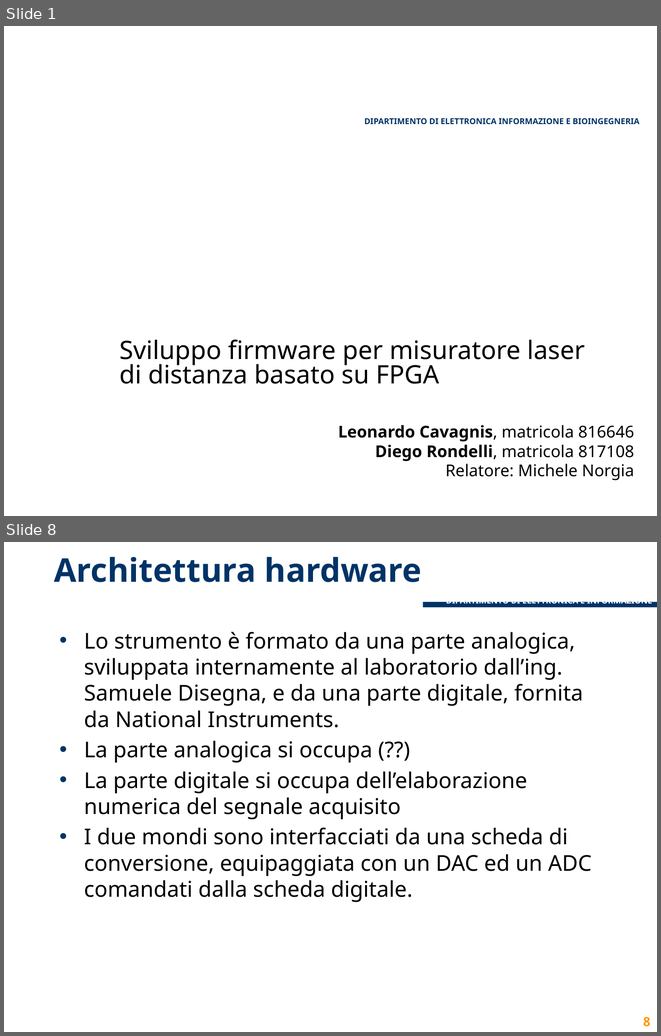
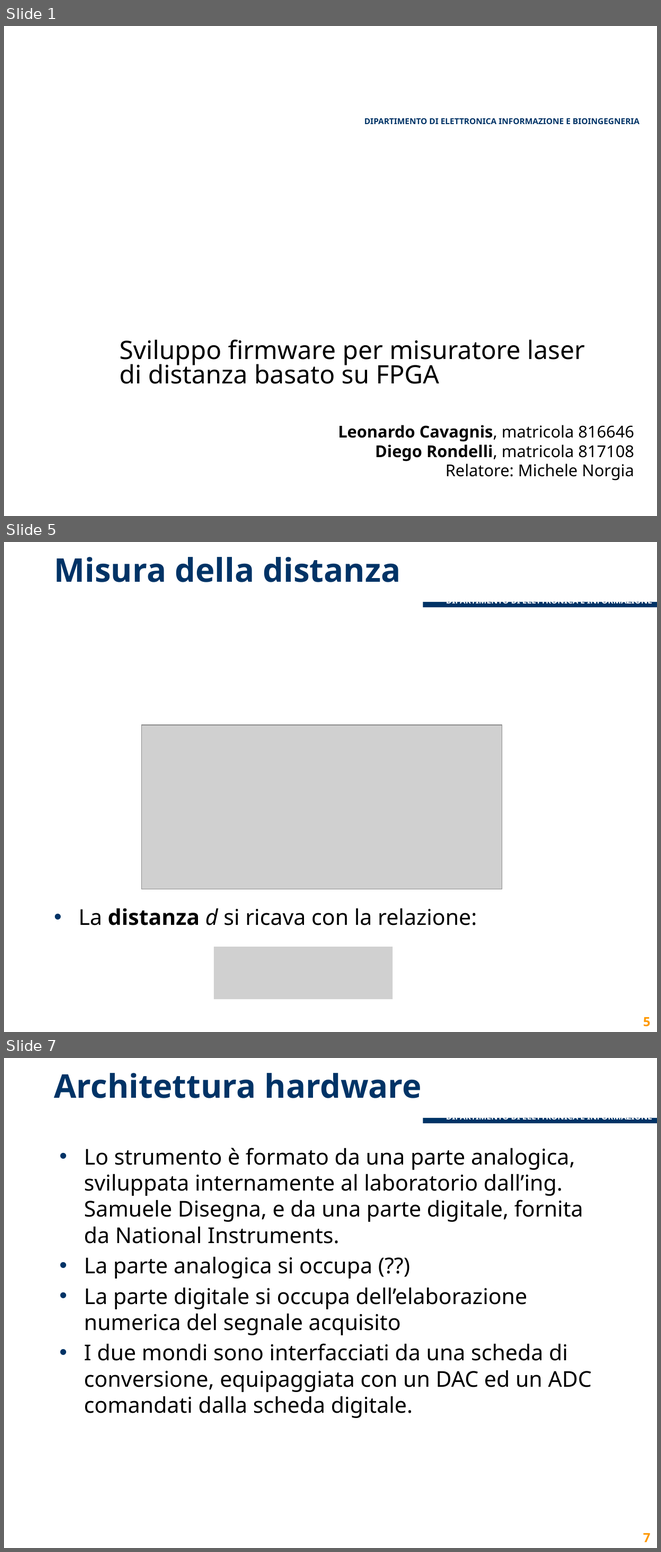
Before and after one commit to lcavagnispolimi/thesis_latex, a slide deck: presentazione_discussione.pptx. Shown one above the other, each under a label of ours: slides 1 and 8 before the commit, slides 1, 5 and 7 after it; the slides between them are not shown. The pictures are 661x1036 and 661x1552 pixels, drawn with LibreOffice and Linux fonts; fonts in the diff are those of the drawing; grey boxes stand for pictures; background and template pictures are left out. Boxes give left, top, right and bottom in pixels: in the first picture for what was removed or moved away, otherwise in the second. Text is boxed around its words. In the diff, an @@ line names an element or a change of style, - is before the commit and + after.

```diff
--- a/presentazione_discussione.pptx
+++ b/presentazione_discussione.pptx
@@ slide 5 added at bbox=[4, 542, 657, 1032], background #FFFFFF; not listed: 3 template elements that a slide beside it also shows @@
@@ title added at bbox=[54, 557, 400, 582], 36 pt, text #003366, bold @@
+Misura della distanza
@@ picture added at bbox=[142, 725, 502, 889] @@
@@ text added at bbox=[79, 908, 477, 925], 24 pt, text #000000 @@
+• La distanza d si ricava con la relazione:
@@ picture added at bbox=[213, 947, 392, 999] @@
@@ page number added at bbox=[643, 1017, 651, 1026], 14 pt, text #FF9900, bold @@
+5
@@ what was slide 8 is now slide 7 @@
@@ page number at bbox=[643, 1533, 651, 1542]: text changed @@
-8
+7
```
Also in this commit, not shown: 3 slides changed, 1 other slide added, 3 slides removed.
